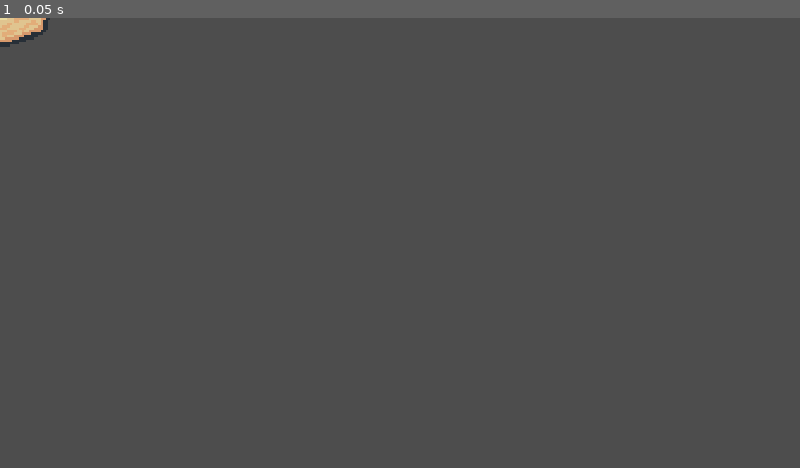
Above: before the commit, frame 1.
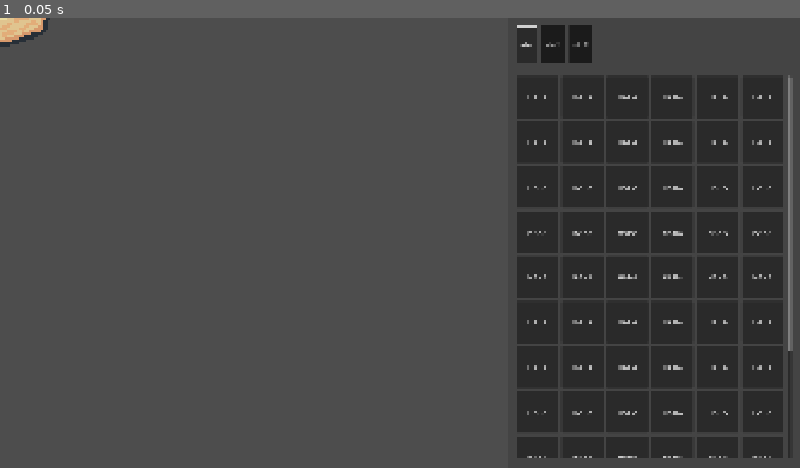
Above: after the commit, the same moment.

Repository: ninesliced/globalgamejam2026
Game: Godot game, scene res://scenes/main.tscn
Two runs of this game, one before a commit and one after it. Both use one fixed random seed, a clock stepped at 60 frames per second and the inputs below.
Inputs:
- Up to frame 1 (0.05 s): no input

The runs differ from the first frame. In frame 1, 25% of the frame differs, in the area x 64-99%, y 1-98%.

Commit message:
GameUI stuff

Diff:
--- a/scenes/main.tscn
+++ b/scenes/main.tscn
@@ -1,7 +1,14 @@
 [gd_scene format=3 uid="uid://cwbc5foggxevb"]
 
 [ext_resource type="PackedScene" uid="uid://bdcyvgmmxlof1" path="res://scenes/game/mask.tscn" id="1_o5qli"]
+[ext_resource type="PackedScene" uid="uid://b1ho6e6qnwxc3" path="res://scenes/ui/game_ui.tscn" id="2_0wfyh"]
 
 [node name="Main" type="Node2D" unique_id=1239285722]
 
 [node name="Mask" parent="." unique_id=1566539684 instance=ExtResource("1_o5qli")]
+
+[node name="CanvasLayer" type="CanvasLayer" parent="." unique_id=1870051476]
+
+[node name="GameUI" parent="CanvasLayer" unique_id=30526492 instance=ExtResource("2_0wfyh")]
+size_flags_horizontal = 3
+size_flags_vertical = 3
--- a/scenes/ui/game_ui.tscn
+++ b/scenes/ui/game_ui.tscn
@@ -7,3 +7,408 @@
 anchor_bottom = 1.0
 grow_horizontal = 2
 grow_vertical = 2
+
+[node name="Control" type="Control" parent="." unique_id=1802929158]
+custom_minimum_size = Vector2(700, 0)
+layout_mode = 1
+anchors_preset = 11
+anchor_left = 1.0
+anchor_right = 1.0
+anchor_bottom = 1.0
+grow_horizontal = 0
+grow_vertical = 2
+
+[node name="ColorRect" type="ColorRect" parent="Control" unique_id=655589777]
+layout_mode = 1
+anchors_preset = 15
+anchor_right = 1.0
+anchor_bottom = 1.0
+grow_horizontal = 2
+grow_vertical = 2
+color = Color(0, 0, 0, 0.11372549)
+
+[node name="MarginContainer" type="MarginContainer" parent="Control" unique_id=1308936941]
+layout_mode = 1
+anchors_preset = 15
+anchor_right = 1.0
+anchor_bottom = 1.0
+grow_horizontal = 2
+grow_vertical = 2
+theme_override_constants/margin_left = 20
+theme_override_constants/margin_top = 20
+theme_override_constants/margin_right = 20
+theme_override_constants/margin_bottom = 20
+
+[node name="VBoxContainer" type="VBoxContainer" parent="Control/MarginContainer" unique_id=852044811]
+layout_mode = 2
+theme_override_constants/separation = 30
+
+[node name="TabBar" type="TabBar" parent="Control/MarginContainer/VBoxContainer" unique_id=1313018162]
+custom_minimum_size = Vector2(0, 90)
+layout_mode = 2
+theme_override_constants/tab_separation = 10
+current_tab = 0
+tab_count = 3
+tab_0/title = "abc"
+tab_1/title = "abc2"
+tab_2/title = "abc3"
+
+[node name="ScrollContainer" type="ScrollContainer" parent="Control/MarginContainer/VBoxContainer" unique_id=762613215]
+layout_mode = 2
+size_flags_vertical = 3
+
+[node name="GridContainer" type="GridContainer" parent="Control/MarginContainer/VBoxContainer/ScrollContainer" unique_id=2039356249]
+layout_mode = 2
+theme_override_constants/h_separation = 8
+theme_override_constants/v_separation = 8
+columns = 6
+
+[node name="Button" type="Button" parent="Control/MarginContainer/VBoxContainer/ScrollContainer/GridContainer" unique_id=620689152]
+custom_minimum_size = Vector2(100, 100)
+layout_mode = 2
+text = "HAHA"
+
+[node name="Button2" type="Button" parent="Control/MarginContainer/VBoxContainer/ScrollContainer/GridContainer" unique_id=420766253]
+custom_minimum_size = Vector2(100, 100)
+layout_mode = 2
+text = "HAHA"
+
+[node name="Button3" type="Button" parent="Control/MarginContainer/VBoxContainer/ScrollContainer/GridContainer" unique_id=1271101499]
+custom_minimum_size = Vector2(100, 100)
+layout_mode = 2
+text = "HAHA"
+
+[node name="Button4" type="Button" parent="Control/MarginContainer/VBoxContainer/ScrollContainer/GridContainer" unique_id=1111897802]
+custom_minimum_size = Vector2(100, 100)
+layout_mode = 2
+text = "HAHA"
+
+[node name="Button5" type="Button" parent="Control/MarginContainer/VBoxContainer/ScrollContainer/GridContainer" unique_id=888214887]
+custom_minimum_size = Vector2(100, 100)
+layout_mode = 2
+text = "HAHA"
+
+[node name="Button6" type="Button" parent="Control/MarginContainer/VBoxContainer/ScrollContainer/GridContainer" unique_id=422550726]
+custom_minimum_size = Vector2(100, 100)
+layout_mode = 2
+text = "HAHA"
+
+[node name="Button7" type="Button" parent="Control/MarginContainer/VBoxContainer/ScrollContainer/GridContainer" unique_id=1085765140]
+custom_minimum_size = Vector2(100, 100)
+layout_mode = 2
+text = "HAHA"
+
+[node name="Button8" type="Button" parent="Control/MarginContainer/VBoxContainer/ScrollContainer/GridContainer" unique_id=325364662]
+custom_minimum_size = Vector2(100, 100)
+layout_mode = 2
+text = "HAHA"
+
+[node name="Button9" type="Button" parent="Control/MarginContainer/VBoxContainer/ScrollContainer/GridContainer" unique_id=249943729]
+custom_minimum_size = Vector2(100, 100)
+layout_mode = 2
+text = "HAHA"
+
+[node name="Button10" type="Button" parent="Control/MarginContainer/VBoxContainer/ScrollContainer/GridContainer" unique_id=1539045513]
+custom_minimum_size = Vector2(100, 100)
+layout_mode = 2
+text = "HAHA"
+
+[node name="Button11" type="Button" parent="Control/MarginContainer/VBoxContainer/ScrollContainer/GridContainer" unique_id=1697748957]
+custom_minimum_size = Vector2(100, 100)
+layout_mode = 2
+text = "HAHA"
+
+[node name="Button12" type="Button" parent="Control/MarginContainer/VBoxContainer/ScrollContainer/GridContainer" unique_id=1542072661]
+custom_minimum_size = Vector2(100, 100)
+layout_mode = 2
+text = "HAHA"
+
+[node name="Button13" type="Button" parent="Control/MarginContainer/VBoxContainer/ScrollContainer/GridContainer" unique_id=112036269]
+custom_minimum_size = Vector2(100, 100)
+layout_mode = 2
+text = "HAHA"
+
+[node name="Button14" type="Button" parent="Control/MarginContainer/VBoxContainer/ScrollContainer/GridContainer" unique_id=1211006369]
+custom_minimum_size = Vector2(100, 100)
+layout_mode = 2
+text = "HAHA"
+
+[node name="Button15" type="Button" parent="Control/MarginContainer/VBoxContainer/ScrollContainer/GridContainer" unique_id=490285964]
+custom_minimum_size = Vector2(100, 100)
+layout_mode = 2
+text = "HAHA"
+
+[node name="Button16" type="Button" parent="Control/MarginContainer/VBoxContainer/ScrollContainer/GridContainer" unique_id=450049887]
+custom_minimum_size = Vector2(100, 100)
+layout_mode = 2
+text = "HAHA"
+
+[node name="Button17" type="Button" parent="Control/MarginContainer/VBoxContainer/ScrollContainer/GridContainer" unique_id=760006907]
+custom_minimum_size = Vector2(100, 100)
+layout_mode = 2
+text = "HAHA"
+
+[node name="Button18" type="Button" parent="Control/MarginContainer/VBoxContainer/ScrollContainer/GridContainer" unique_id=903709812]
+custom_minimum_size = Vector2(100, 100)
+layout_mode = 2
+text = "HAHA"
+
+[node name="Button19" type="Button" parent="Control/MarginContainer/VBoxContainer/ScrollContainer/GridContainer" unique_id=1459762761]
+custom_minimum_size = Vector2(100, 100)
+layout_mode = 2
+text = "HAHA"
+
+[node name="Button20" type="Button" parent="Control/MarginContainer/VBoxContainer/ScrollContainer/GridContainer" unique_id=938186487]
+custom_minimum_size = Vector2(100, 100)
+layout_mode = 2
+text = "HAHA"
+
+[node name="Button21" type="Button" parent="Control/MarginContainer/VBoxContainer/ScrollContainer/GridContainer" unique_id=1018673169]
+custom_minimum_size = Vector2(100, 100)
+layout_mode = 2
+text = "HAHA"
+
+[node name="Button22" type="Button" parent="Control/MarginContainer/VBoxContainer/ScrollContainer/GridContainer" unique_id=880100050]
+custom_minimum_size = Vector2(100, 100)
+layout_mode = 2
+text = "HAHA"
+
+[node name="Button23" type="Button" parent="Control/MarginContainer/VBoxContainer/ScrollContainer/GridContainer" unique_id=1439474812]
+custom_minimum_size = Vector2(100, 100)
+layout_mode = 2
+text = "HAHA"
+
+[node name="Button24" type="Button" parent="Control/MarginContainer/VBoxContainer/ScrollContainer/GridContainer" unique_id=1746822322]
+custom_minimum_size = Vector2(100, 100)
+layout_mode = 2
+text = "HAHA"
+
+[node name="Button25" type="Button" parent="Control/MarginContainer/VBoxContainer/ScrollContainer/GridContainer" unique_id=1603582233]
+custom_minimum_size = Vector2(100, 100)
+layout_mode = 2
+text = "HAHA"
+
+[node name="Button26" type="Button" parent="Control/MarginContainer/VBoxContainer/ScrollContainer/GridContainer" unique_id=1144112478]
+custom_minimum_size = Vector2(100, 100)
+layout_mode = 2
+text = "HAHA"
+
+[node name="Button27" type="Button" parent="Control/MarginContainer/VBoxContainer/ScrollContainer/GridContainer" unique_id=14211462]
+custom_minimum_size = Vector2(100, 100)
+layout_mode = 2
+text = "HAHA"
+
+[node name="Button28" type="Button" parent="Control/MarginContainer/VBoxContainer/ScrollContainer/GridContainer" unique_id=1771224874]
+custom_minimum_size = Vector2(100, 100)
+layout_mode = 2
+text = "HAHA"
+
+[node name="Button29" type="Button" parent="Control/MarginContainer/VBoxContainer/ScrollContainer/GridContainer" unique_id=382819246]
+custom_minimum_size = Vector2(100, 100)
+layout_mode = 2
+text = "HAHA"
+
+[node name="Button30" type="Button" parent="Control/MarginContainer/VBoxContainer/ScrollContainer/GridContainer" unique_id=685775735]
+custom_minimum_size = Vector2(100, 100)
+layout_mode = 2
+text = "HAHA"
+
+[node name="Button31" type="Button" parent="Control/MarginContainer/VBoxContainer/ScrollContainer/GridContainer" unique_id=1705993388]
+custom_minimum_size = Vector2(100, 100)
+layout_mode = 2
+text = "HAHA"
+
+[node name="Button32" type="Button" parent="Control/MarginContainer/VBoxContainer/ScrollContainer/GridContainer" unique_id=1092247211]
+custom_minimum_size = Vector2(100, 100)
+layout_mode = 2
+text = "HAHA"
+
+[node name="Button33" type="Button" parent="Control/MarginContainer/VBoxContainer/ScrollContainer/GridContainer" unique_id=1654661425]
+custom_minimum_size = Vector2(100, 100)
+layout_mode = 2
+text = "HAHA"
+
+[node name="Button34" type="Button" parent="Control/MarginContainer/VBoxContainer/ScrollContainer/GridContainer" unique_id=500068162]
+custom_minimum_size = Vector2(100, 100)
+layout_mode = 2
+text = "HAHA"
+
+[node name="Button35" type="Button" parent="Control/MarginContainer/VBoxContainer/ScrollContainer/GridContainer" unique_id=1343554653]
+custom_minimum_size = Vector2(100, 100)
+layout_mode = 2
+text = "HAHA"
+
+[node name="Button36" type="Button" parent="Control/MarginContainer/VBoxContainer/ScrollContainer/GridContainer" unique_id=1319450431]
+custom_minimum_size = Vector2(100, 100)
+layout_mode = 2
+text = "HAHA"
+
+[node name="Button37" type="Button" parent="Control/MarginContainer/VBoxContainer/ScrollContainer/GridContainer" unique_id=1012107480]
+custom_minimum_size = Vector2(100, 100)
+layout_mode = 2
+text = "HAHA"
+
+[node name="Button38" type="Button" parent="Control/MarginContainer/VBoxContainer/ScrollContainer/GridContainer" unique_id=132327952]
+custom_minimum_size = Vector2(100, 100)
+layout_mode = 2
+text = "HAHA"
+
+[node name="Button39" type="Button" parent="Control/MarginContainer/VBoxContainer/ScrollContainer/GridContainer" unique_id=1219820697]
+custom_minimum_size = Vector2(100, 100)
+layout_mode = 2
+text = "HAHA"
+
+[node name="Button40" type="Button" parent="Control/MarginContainer/VBoxContainer/ScrollContainer/GridContainer" unique_id=1169036739]
+custom_minimum_size = Vector2(100, 100)
+layout_mode = 2
+text = "HAHA"
+
+[node name="Button41" type="Button" parent="Control/MarginContainer/VBoxContainer/ScrollContainer/GridContainer" unique_id=843550265]
+custom_minimum_size = Vector2(100, 100)
+layout_mode = 2
+text = "HAHA"
+
+[node name="Button42" type="Button" parent="Control/MarginContainer/VBoxContainer/ScrollContainer/GridContainer" unique_id=1452119064]
+custom_minimum_size = Vector2(100, 100)
+layout_mode = 2
+text = "HAHA"
+
+[node name="Button43" type="Button" parent="Control/MarginContainer/VBoxContainer/ScrollContainer/GridContainer" unique_id=970806918]
+custom_minimum_size = Vector2(100, 100)
+layout_mode = 2
+text = "HAHA"
+
+[node name="Button44" type="Button" parent="Control/MarginContainer/VBoxContainer/ScrollContainer/GridContainer" unique_id=983978948]
+custom_minimum_size = Vector2(100, 100)
+layout_mode = 2
+text = "HAHA"
+
+[node name="Button45" type="Button" parent="Control/MarginContainer/VBoxContainer/ScrollContainer/GridContainer" unique_id=370651378]
+custom_minimum_size = Vector2(100, 100)
+layout_mode = 2
+text = "HAHA"
+
+[node name="Button46" type="Button" parent="Control/MarginContainer/VBoxContainer/ScrollContainer/GridContainer" unique_id=2067681459]
+custom_minimum_size = Vector2(100, 100)
+layout_mode = 2
+text = "HAHA"
+
+[node name="Button47" type="Button" parent="Control/MarginContainer/VBoxContainer/ScrollContainer/GridContainer" unique_id=277240912]
+custom_minimum_size = Vector2(100, 100)
+layout_mode = 2
+text = "HAHA"
+
+[node name="Button48" type="Button" parent="Control/MarginContainer/VBoxContainer/ScrollContainer/GridContainer" unique_id=1912144106]
+custom_minimum_size = Vector2(100, 100)
+layout_mode = 2
+text = "HAHA"
+
+[node name="Button49" type="Button" parent="Control/MarginContainer/VBoxContainer/ScrollContainer/GridContainer" unique_id=1706526120]
+custom_minimum_size = Vector2(100, 100)
+layout_mode = 2
+text = "HAHA"
+
+[node name="Button50" type="Button" parent="Control/MarginContainer/VBoxContainer/ScrollContainer/GridContainer" unique_id=656013523]
+custom_minimum_size = Vector2(100, 100)
+layout_mode = 2
+text = "HAHA"
+
+[node name="Button51" type="Button" parent="Control/MarginContainer/VBoxContainer/ScrollContainer/GridContainer" unique_id=1293755217]
+custom_minimum_size = Vector2(100, 100)
+layout_mode = 2
+text = "HAHA"
+
+[node name="Button52" type="Button" parent="Control/MarginContainer/VBoxContainer/ScrollContainer/GridContainer" unique_id=599991578]
+custom_minimum_size = Vector2(100, 100)
+layout_mode = 2
+text = "HAHA"
+
+[node name="Button53" type="Button" parent="Control/MarginContainer/VBoxContainer/ScrollContainer/GridContainer" unique_id=1641742356]
+custom_minimum_size = Vector2(100, 100)
+layout_mode = 2
+text = "HAHA"
+
+[node name="Button54" type="Button" parent="Control/MarginContainer/VBoxContainer/ScrollContainer/GridContainer" unique_id=1048676011]
+custom_minimum_size = Vector2(100, 100)
+layout_mode = 2
+text = "HAHA"
+
+[node name="Button55" type="Button" parent="Control/MarginContainer/VBoxContainer/ScrollContainer/GridContainer" unique_id=1223956190]
+custom_minimum_size = Vector2(100, 100)
+layout_mode = 2
+text = "HAHA"
+
+[node name="Button56" type="Button" parent="Control/MarginContainer/VBoxContainer/ScrollContainer/GridContainer" unique_id=1054671425]
+custom_minimum_size = Vector2(100, 100)
+layout_mode = 2
+text = "HAHA"
+
+[node name="Button57" type="Button" parent="Control/MarginContainer/VBoxContainer/ScrollContainer/GridContainer" unique_id=904982894]
+custom_minimum_size = Vector2(100, 100)
+layout_mode = 2
+text = "HAHA"
+
+[node name="Button58" type="Button" parent="Control/MarginContainer/VBoxContainer/ScrollContainer/GridContainer" unique_id=1599940870]
+custom_minimum_size = Vector2(100, 100)
+layout_mode = 2
+text = "HAHA"
+
+[node name="Button59" type="Button" parent="Control/MarginContainer/VBoxContainer/ScrollContainer/GridContainer" unique_id=886839330]
+custom_minimum_size = Vector2(100, 100)
+layout_mode = 2
+text = "HAHA"
+
+[node name="Button60" type="Button" parent="Control/MarginContainer/VBoxContainer/ScrollContainer/GridContainer" unique_id=178467681]
+custom_minimum_size = Vector2(100, 100)
+layout_mode = 2
+text = "HAHA"
+
+[node name="Button61" type="Button" parent="Control/MarginContainer/VBoxContainer/ScrollContainer/GridContainer" unique_id=1441748074]
+custom_minimum_size = Vector2(100, 100)
+layout_mode = 2
+text = "HAHA"
+
+[node name="Button62" type="Button" parent="Control/MarginContainer/VBoxContainer/ScrollContainer/GridContainer" unique_id=1054422066]
+custom_minimum_size = Vector2(100, 100)
+layout_mode = 2
+text = "HAHA"
+
+[node name="Button63" type="Button" parent="Control/MarginContainer/VBoxContainer/ScrollContainer/GridContainer" unique_id=1481569644]
+custom_minimum_size = Vector2(100, 100)
+layout_mode = 2
+text = "HAHA"
+
+[node name="Button64" type="Button" parent="Control/MarginContainer/VBoxContainer/ScrollContainer/GridContainer" unique_id=226475686]
+custom_minimum_size = Vector2(100, 100)
+layout_mode = 2
+text = "HAHA"
+
+[node name="Button65" type="Button" parent="Control/MarginContainer/VBoxContainer/ScrollContainer/GridContainer" unique_id=1653144870]
+custom_minimum_size = Vector2(100, 100)
+layout_mode = 2
+text = "HAHA"
+
+[node name="Button66" type="Button" parent="Control/MarginContainer/VBoxContainer/ScrollContainer/GridContainer" unique_id=196470667]
+custom_minimum_size = Vector2(100, 100)
+layout_mode = 2
+text = "HAHA"
+
+[node name="Button67" type="Button" parent="Control/MarginContainer/VBoxContainer/ScrollContainer/GridContainer" unique_id=1691867911]
+custom_minimum_size = Vector2(100, 100)
+layout_mode = 2
+text = "HAHA"
+
+[node name="Button68" type="Button" parent="Control/MarginContainer/VBoxContainer/ScrollContainer/GridContainer" unique_id=1099481979]
+custom_minimum_size = Vector2(100, 100)
+layout_mode = 2
+text = "HAHA"
+
+[node name="Button69" type="Button" parent="Control/MarginContainer/VBoxContainer/ScrollContainer/GridContainer" unique_id=1354898805]
+custom_minimum_size = Vector2(100, 100)
+layout_mode = 2
+text = "HAHA"
+
+[node name="Button70" type="Button" parent="Control/MarginContainer/VBoxContainer/ScrollContainer/GridContainer" unique_id=1031379102]
+custom_minimum_size = Vector2(100, 100)
+layout_mode = 2
+text = "HAHA"
